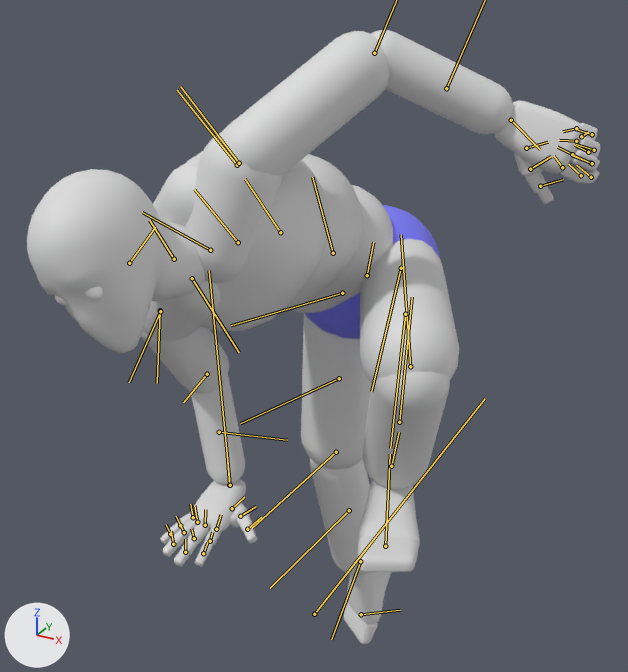
The FBX model ContentSources/Blender/ExportedFbx/SkeletalMesh/Als/Anim/A_Als_Mantle_Low_Left.fbx as it was, and as the next commit left it.
Rendered twice from a 50 mm camera at (0.787, -1.918, 2.182) aimed at (-0.017, -0.455, 1.45). Arrows for +X, +Y and +Z are at lower left; the lights stay in place. Both versions are drawn at frame 19 of the action 'Scene'; the numbers are the values there. The bones that bend it are drawn over the model as lines.

The first picture shows 'SKM_Als'.
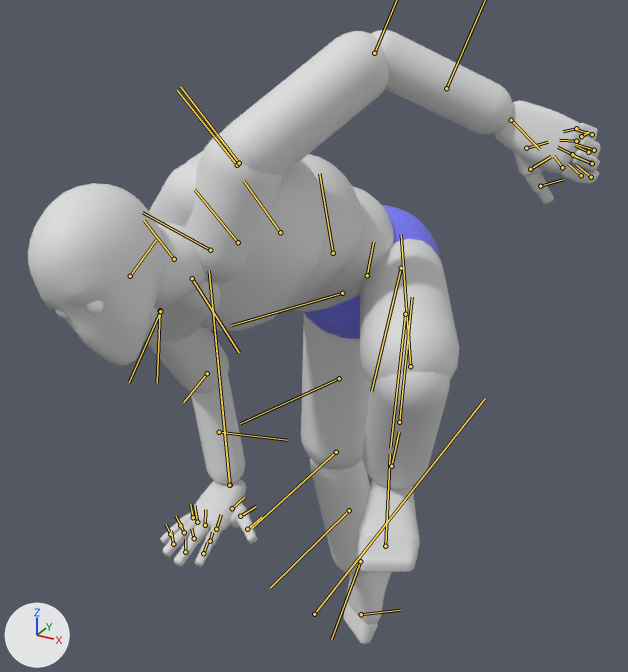
Boxes [x1, y1, x2, y2] around the edits, measured in the pictures (628 x 672 px):
'SKM_Als', posed
    before: [27, 30, 600, 644]
    after: [28, 30, 600, 644]
bone 'spine_01', root to tip
    before: (333, 253) to (312, 177)
    after: (333, 253) to (319, 173)
bone 'spine_02', root to tip
    before: (280, 232) to (245, 179)
    after: (280, 232) to (243, 180)
bone 'neck_01', root to tip
    before: (174, 259) to (149, 220)
    after: (174, 259) to (144, 220)
bone 'head', root to tip
    before: (129, 263) to (155, 227)
    after: (130, 276) to (156, 240)

Edits to the bpy script that builds the scene:
```text
Change bone_spine_01:
    where bone_spine_01 = bpy.data.objects['Armature'].pose.bones['spine_01']  # child of 'pelvis'
    bone_spine_01.rotation_quaternion: (0.959, 0.087, 0.082, -0.257) -> (0.962, 0.039, 0.095, -0.253)  # degrees (7, 12, -29) -> degrees (2, 12, -29)
Change bone_spine_02:
    where bone_spine_02 = bpy.data.objects['Armature'].pose.bones['spine_02']  # child of 'spine_01'
    bone_spine_02.rotation_quaternion: (0.972, 0.085, -0.095, -0.198) -> (0.963, 0.153, -0.093, -0.201)  # degrees (12, -9, -24) -> degrees (20, -7, -25)
Change bone_spine_03:
    where bone_spine_03 = bpy.data.objects['Armature'].pose.bones['spine_03']  # child of 'spine_02'
    bone_spine_03.rotation_quaternion: (0.997, 0.072, -0.026, 0.007) -> (0.998, 0.052, -0.026, 0.008)  # degrees (8, -3, 1) -> degrees (6, -3, 1)
Change bone_neck_01:
    where bone_neck_01 = bpy.data.objects['Armature'].pose.bones['neck_01']  # child of 'spine_03'
    bone_neck_01.rotation_quaternion: (0.969, -0.001, 0.006, 0.245) -> (0.979, 0.016, -0.094, 0.178)  # degrees (0, 1, 28) -> degrees (0, -11, 21)
Change bone_head:
    where bone_head = bpy.data.objects['Armature'].pose.bones['head']  # child of 'neck_01'
    bone_head.rotation_quaternion: (0.907, -0.215, 0.216, 0.291) -> (0.866, -0.172, 0.279, 0.378)  # degrees (-18, 31, 30) -> degrees (-6, 38, 45)
```
